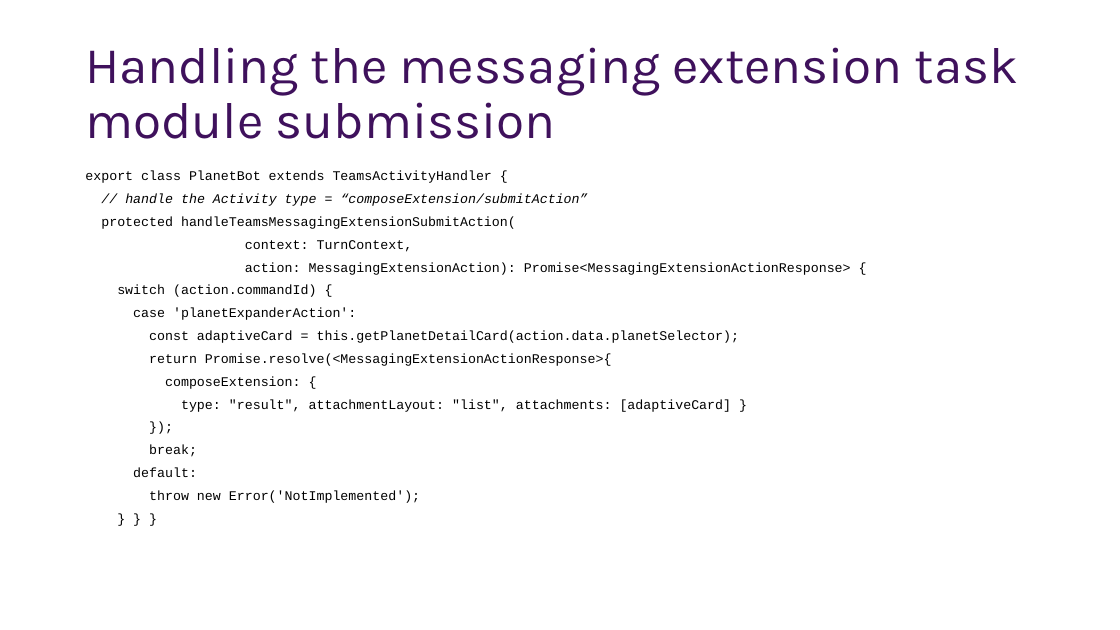
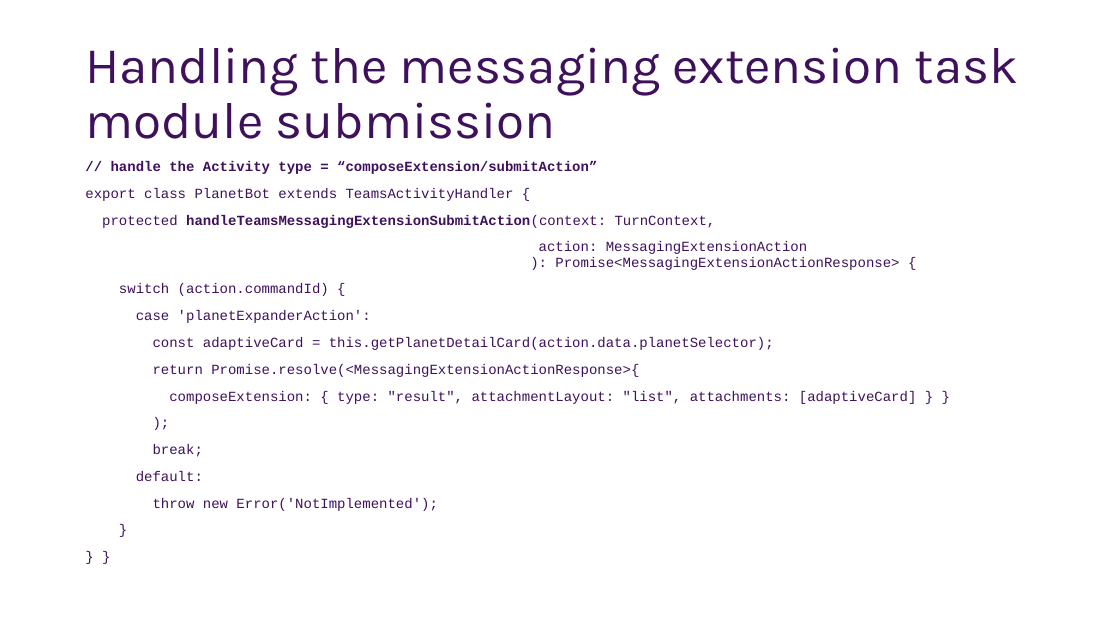
Before and after one commit to OfficeDev/TrainingContent, a slide deck: slide 12 of Teams/20 Messaging Extensions/slides.pptx. Drawn at 1120x630 pixels with LibreOffice and Linux fonts; fonts in the diff are those of the drawing; background and template pictures are left out. Boxes give left, top, right and bottom in pixels: in the first picture for what was removed or moved away, otherwise in the second. Text is boxed around its words. In the diff, an @@ line names an element or a change of style, - is before the commit and + after.

```diff
--- a/Teams/20 Messaging Extensions/slides.pptx
+++ b/Teams/20 Messaging Extensions/slides.pptx
@@ text at box(85, 161, 917, 511): text changed; size 11.4 to 12 pt; text colour #000000 to #3F115C @@
-} } }
+}
+} }
@@ text "// handle the Activity type ...": place and size @@
-text "// handle the Activity type ..." at box(85, 171, 851, 503)
+text "// handle the Activity type ..." at box(85, 161, 917, 511)
@@ text at box(111, 161, 597, 174): paragraph added @@
+// handle the Activity type = “composeExtension/submitAction”
@@ text at box(85, 188, 774, 511): size 11.4 to 12 pt, text colour #000000 to #3F115C in "export class PlanetBot extends TeamsActivityHandler {", "switch (action.commandId) {", "case 'planetExpanderAction':", "const adaptiveCard = this.getPlanetDetailCard(action.data.pl ..." and 4 more places; line spacing 0.7 to 0.9 @@
@@ text at box(102, 215, 899, 270): text changed; size 11.4 to 12 pt; text colour #000000 to #3F115C @@
-// handle the Activity type = “composeExtension/submitAction”
-protected handleTeamsMessagingExtensionSubmitAction(
-context: TurnContext,
-action: MessagingExtensionAction): Promise<MessagingExtensionActionResponse> {
+protected handleTeamsMessagingExtensionSubmitAction(context: TurnContext,
+action: MessagingExtensionAction
+): Promise<MessagingExtensionActionResponse> {
@@ text at box(169, 391, 917, 404): text changed; size 11.4 to 12 pt; text colour #000000 to #3F115C @@
-composeExtension: {
-type: "result", attachmentLayout: "list", attachments: [adaptiveCard] }
-});
+composeExtension: { type: "result", attachmentLayout: "list", attachments: [adaptiveCard] } }
+);
```
Also in this commit, not shown: 7 other slides changed, 31 other files.
